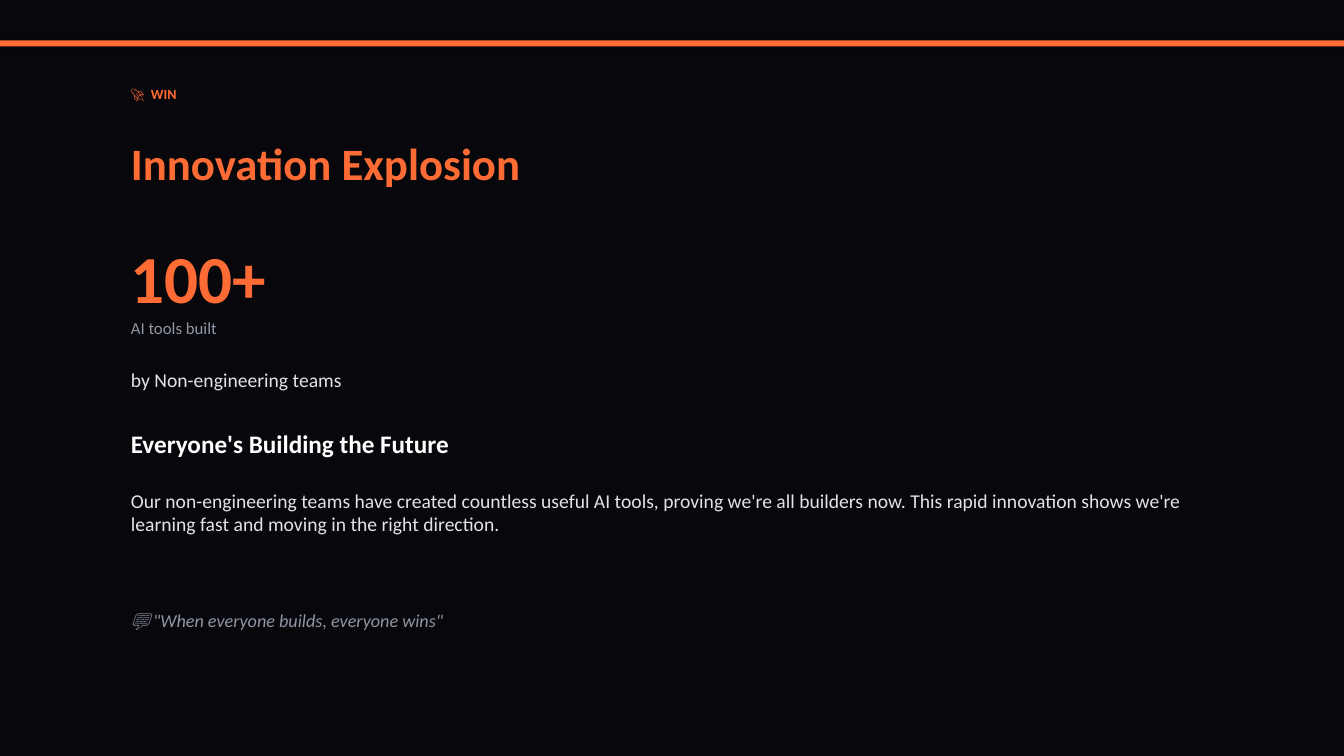
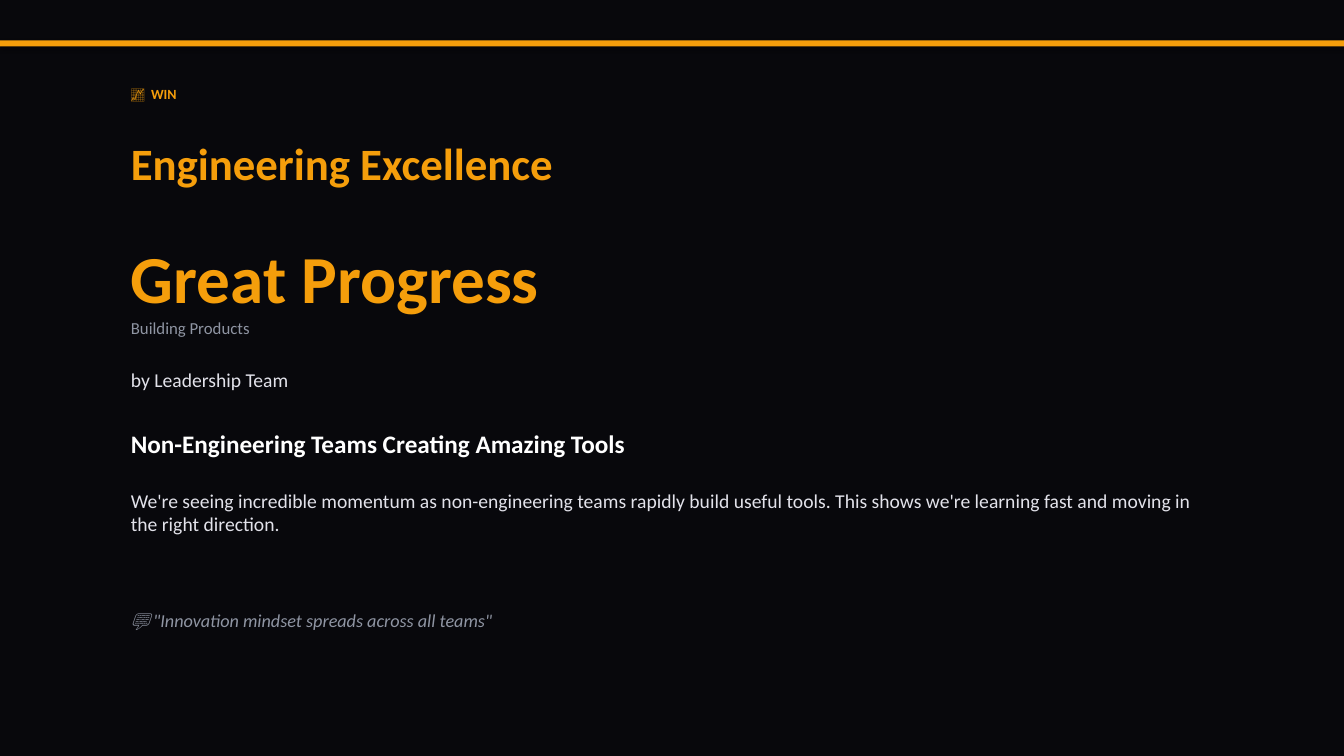
Before and after one commit to liliyagarifullina-maker/appodeal-pulse, a slide deck: slide 5 of data/archive/pulse_2026-03-14.pptx (slide 2 before the commit). Drawn at 1344x756 pixels with LibreOffice and Linux fonts; fonts in the diff are those of the drawing. Boxes give left, top, right and bottom in pixels: in the first picture for what was removed or moved away, otherwise in the second. Text is boxed around its words. In the diff, an @@ line names an element or a change of style, - is before the commit and + after.

```diff
--- a/data/archive/pulse_2026-03-14.pptx
+++ b/data/archive/pulse_2026-03-14.pptx
@@ rectangle at box(0, 40, 1344, 46): fill #FF6B35 to #F59E0B @@
@@ text at box(151, 90, 177, 99): text changed; text colour #FF6B35 to #F59E0B @@
-🚀 WIN
+📈 WIN
@@ text at box(131, 148, 552, 188): text changed; text colour #FF6B35 to #F59E0B @@
-Innovation Explosion
+Engineering Excellence
@@ text at box(131, 259, 539, 315): text changed; text colour #FF6B35 to #F59E0B @@
-100+
+Great Progress
@@ text at box(131, 322, 250, 337): text changed @@
-AI tools built
+Building Products
@@ text added at box(131, 373, 289, 390), 14 pt, text #E2E2EA @@
+by Leadership Team
@@ text at box(131, 435, 625, 458): text changed; size 14 to 18 pt; text colour #E2E2EA to #FFFFFF; bold on @@
-by Non-engineering teams
+Non-Engineering Teams Creating Amazing Tools
@@ text removed at box(131, 435, 449, 458) @@
-Everyone's Building the Future
@@ text at box(131, 494, 1190, 535): text changed @@
-Our non-engineering teams have created countless useful AI tools, proving we're all builders now. This rapid innovation shows we're learning fast and moving in the right direction.
+We're seeing incredible momentum as non-engineering teams rapidly build useful tools. This shows we're learning fast and moving in the right direction.
@@ text at box(153, 614, 493, 630): text changed @@
-💬 "When everyone builds, everyone wins"
+💬 "Innovation mindset spreads across all teams"
```
Also in this commit, not shown: 13 other slides changed, 2 slides added, 5 slides removed, 2 other files.
